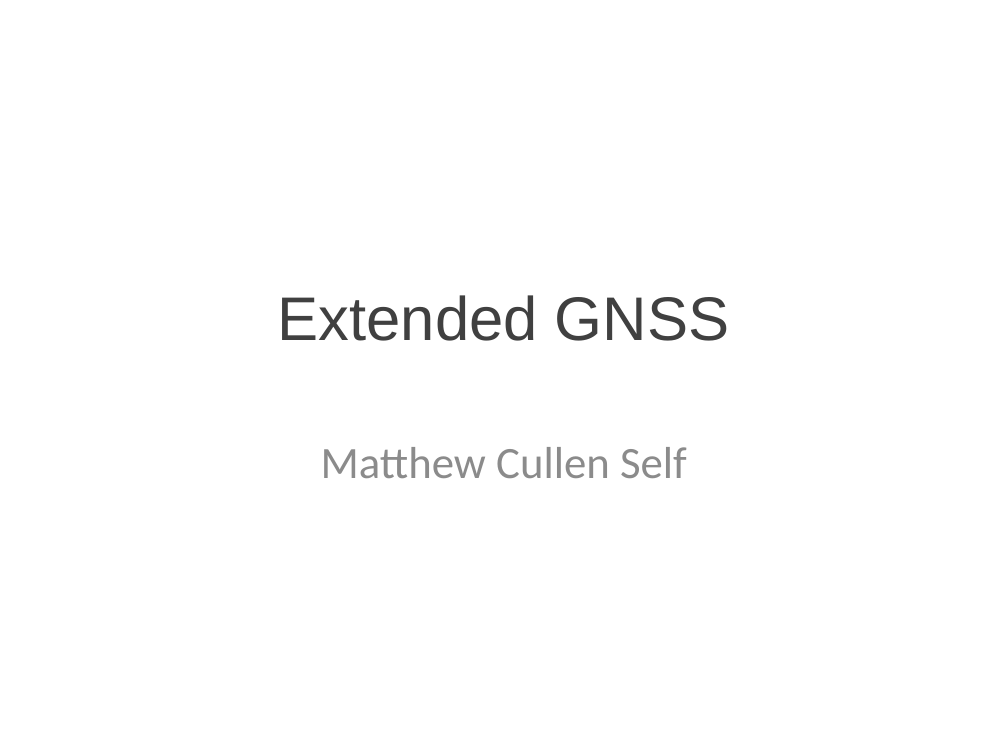
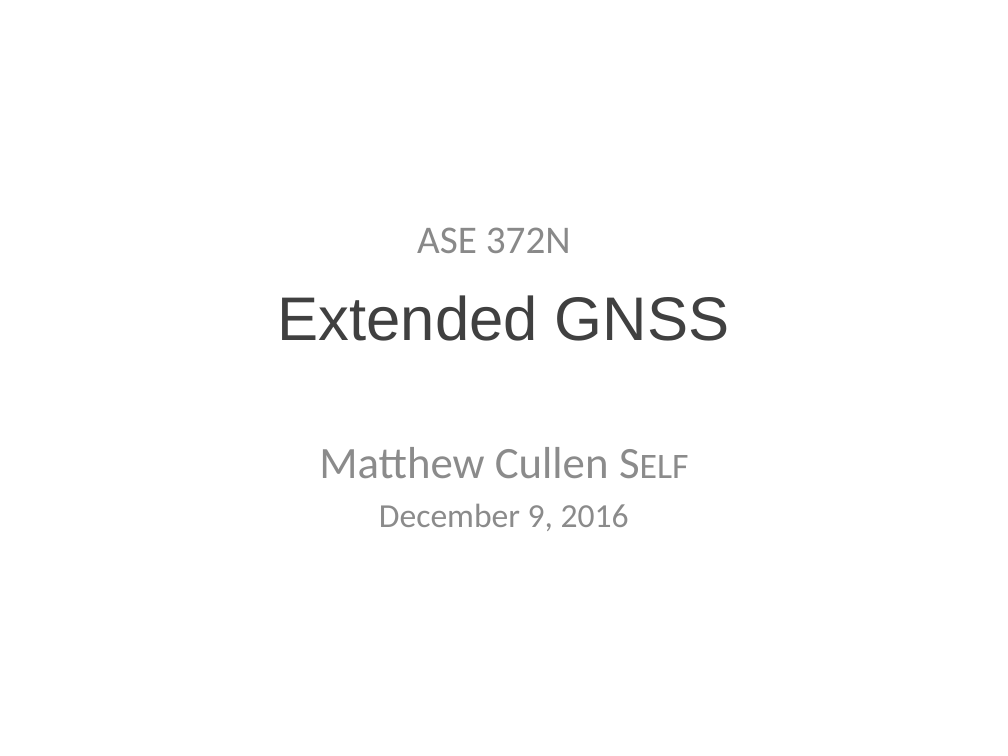
Before and after one commit to cullenself/ExtendedGNSS, a slide deck: slide 1 of Report/Extended GNSS.pptx. Drawn at 1008x756 pixels with LibreOffice and Linux fonts; fonts in the diff are those of the drawing; background and template pictures are left out. Boxes give left, top, right and bottom in pixels: in the first picture for what was removed or moved away, otherwise in the second. Text is boxed around its words. In the diff, an @@ line names an element or a change of style, - is before the commit and + after.

```diff
--- a/Report/Extended GNSS.pptx
+++ b/Report/Extended GNSS.pptx
@@ text added at [417, 227, 571, 253], 28 pt, text #898989 @@
+ASE 372N
@@ subtitle at [319, 447, 609, 478]: small capitals on in "Self" @@
@@ subtitle at [379, 503, 629, 531]: paragraph added @@
+December 9, 2016
```
Also in this commit, not shown: 7 other slides changed, 1 slide added, 1 slide removed, 1 other file.
